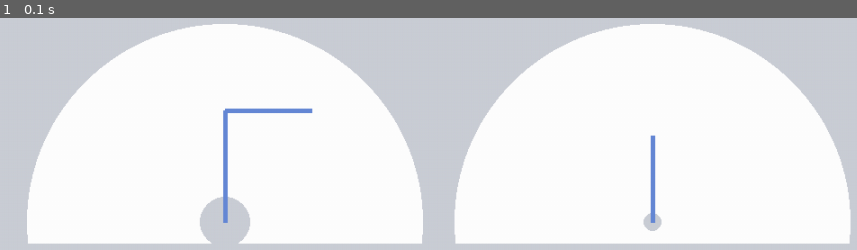
Above: before the commit, frame 1.
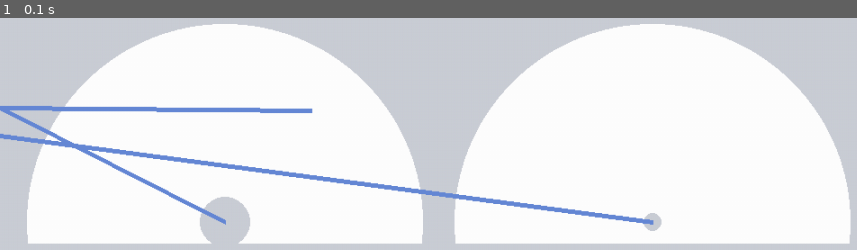
Above: after the commit, the same moment.

Repository: abackes19/ink
Game: pygame game, started from pygame-ik4.py
Same seed, same stepped clock (60 frames per second), same inputs: the game is played once before the commit and once after it.
Inputs:
- Up to frame 1 (0.1 s): no input

The runs differ from the first frame. In frame 1, 3.5% of the frame differs, in the area x 0-77%, y 37-90%.

Commit message:
decomplicating where adding origin

Diff:
--- a/pygame-ik4.py
+++ b/pygame-ik4.py
@@ -1,10 +1,8 @@
 # using arrow keys! also multiple angles! sideview and topview
 # notes: can use continuously, but use one key at a time in an orderly fashion
 
-# this should work but unable to test bc don't have right computer
 # able to change z coordinate, and see change on topview.
 # Also should be able to see where elbow joint is too
-# totally possible this doesn't work tho bc I haven't tested it
 
 
 import pygame, math, fractions, time
@@ -32,8 +30,8 @@
 toriginz = 725
 toriginx = 250
 
-xm, ym = originx+d_two, originy-d_one
-x, y = originx+d_two, originy-d_one
+xm, ym = d_two, d_one
+x, y = d_two, d_one
 z = 0
 xo = x
 yo = y
@@ -47,10 +45,7 @@
 
 
 
-def ik(xm, ym, z): # here is where we do math
-    y = originy - ym
-    x = xm - originx
-
+def ik(x, y, z): # here is where we do math
 
     sqd_one = d_one ** 2
     sqd_two = d_two ** 2
@@ -62,8 +57,8 @@
         a_shoulder = math.asin(round((d_two * math.sin(a_elbow) / reach_length), 2)) + math.asin(round((y / reach_length), 2))
         a_swivel = math.atan2(round(z, 2), round(x, 2))
 
-        xe = d_one * math.cos(a_shoulder) + originx
-        ye = originy - (d_one * math.sin(a_shoulder))
+        xe = d_one * math.cos(a_shoulder)
+        ye = (d_one * math.sin(a_shoulder))
         ze = (xe * math.tan(a_swivel))
         return xe, ye, ze
     else:
@@ -107,12 +102,15 @@
 
 
     # move
-    x += x_change; y += y_change; z += z_change
+    x += x_change
+    y += y_change
+    z += z_change
 
     if ik(x, y, z) != False:
         # determine elbow point
         xe, ye, ze = ik(x,y,z)
-        xo = x; yo = y; zo = z
+        xo = x + originx; yo = originy - y; zo = toriginz - z
+
         pxe = toriginx - (xe - originx)
         pxo = toriginx - (xo - originx)
 
@@ -120,7 +118,7 @@
         pygame.draw.lines(screen, blue, False, [[originx,originy], [xe, ye], [xo, yo]], 5) # sideview
 
 #            pygame.draw.line(screen, blue, [toriginx,toriginz], [toriginx + d_one, toriginz + d_two], 5) # not sure what this was
-        pygame.draw.line(screen, blue, (toriginz, toriginx), [(toriginz - z), (pxo)], 5)
+        pygame.draw.line(screen, blue, (toriginz, toriginx), [(z), (pxo)], 5)
 #            pygame.draw.line(screen, green, (toriginz, toriginx), (ze, pxe), 5)
     else: # out of range so stay
         pygame.draw.lines(screen, pink, False, [[originx,originy], [xe, ye], [xo, yo]], 5)
